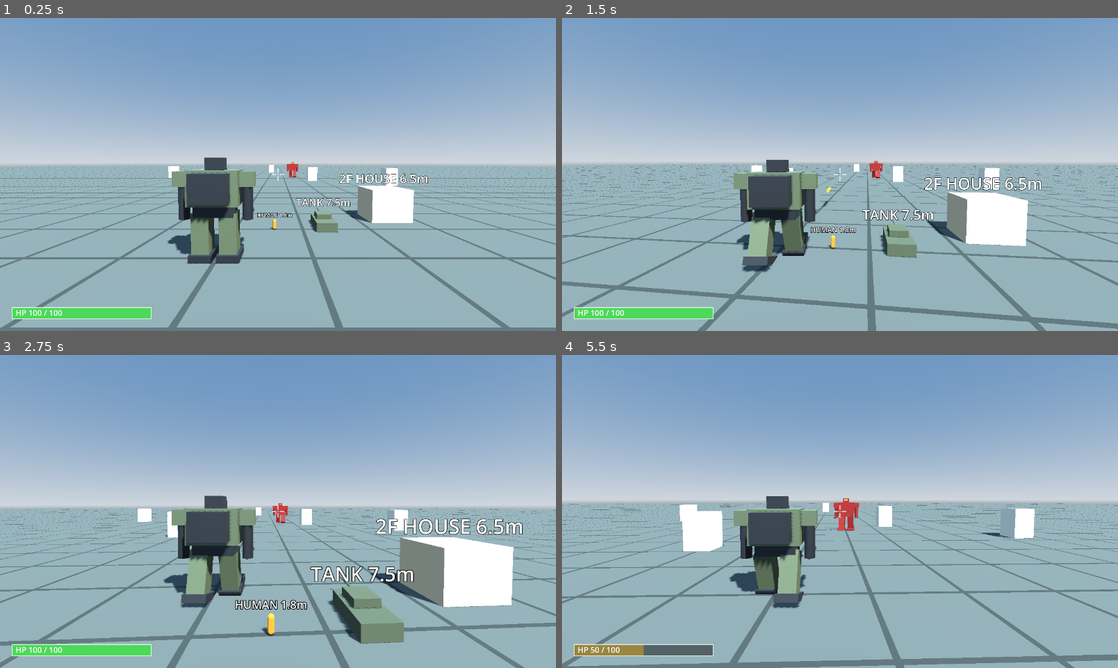
Above: before the commit, frames 1-4 (two rows, left to right).
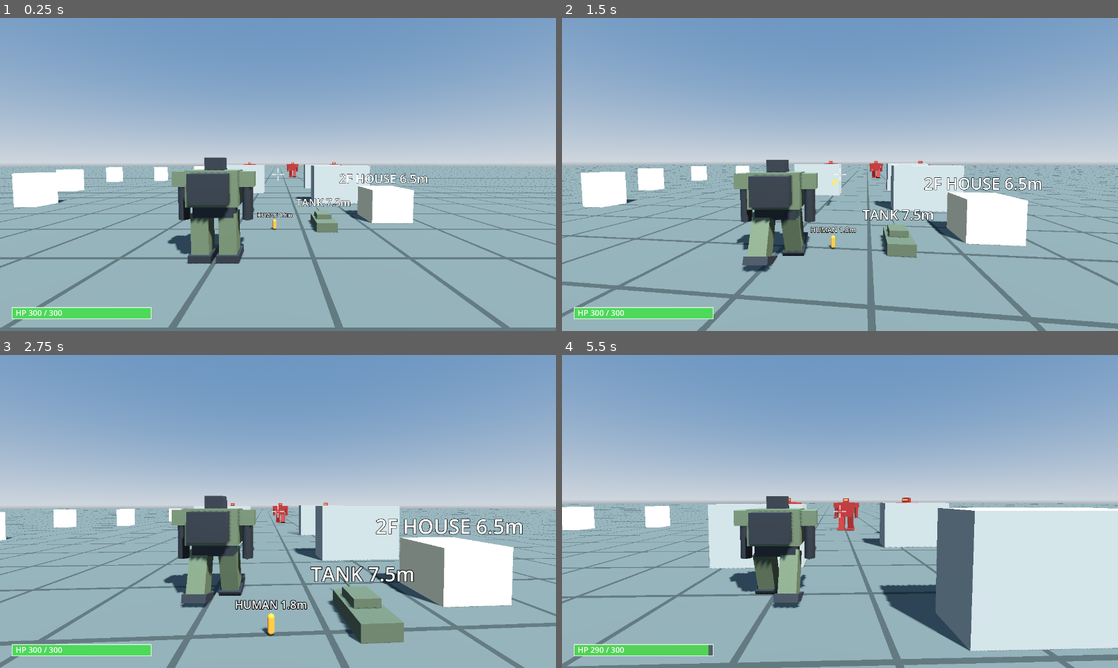
Above: after the commit, the same moments.

Repository: Sierra-117605/ARSENAL-FRONT
Game: Godot game, scene res://scenes/field_3d.tscn
Same seed, same stepped clock (60 frames per second), same inputs: the game is played once before the commit and once after it.
Inputs (mouse positions are in pixels of both pictures, inside the frame that each line leads up to):
- Up to frame 1 (0.25 s): no input
- Up to frame 2 (1.5 s): tap Enter at 0.5 s; move the mouse to (867, 174) at 0.52 s; hold W (move_forward) from 0.53 s (still down); click (867, 174) at 0.6 s; move the mouse to (812, 174) at 1.27 s; click (812, 174) at 1.35 s
- Up to frame 3 (2.75 s): keep holding W (move_forward); move the mouse to (289, 505) at 2.02 s; click (289, 505) at 2.1 s
- Up to frame 4 (5.5 s): keep holding W (move_forward); move the mouse to (834, 517) at 2.77 s; click (834, 517) at 2.85 s; move the mouse to (878, 514) at 3.52 s; click (878, 514) at 3.6 s; tap R (restart, bound only after the commit) at 4.15 s; move the mouse to (795, 508) at 4.27 s; click (795, 508) at 4.35 s; move the mouse to (845, 511) at 5.02 s; click (845, 511) at 5.1 s

The runs differ from the first frame. In frame 1, 3.1% of the frame differs, in the area x 2-72%, y 46-96%; in frame 2, 4.0%; in frame 3, 3.8%; in frame 4, 21%, in the area x 0-100%, y 45-96%.

Commit message:
N2-3/N2-4/N2-5: 勝利・撃破表示と R でやり直し、敵 3 体と物陰、数値調整
Co-Authored-By: Claude Opus 5 <noreply@anthropic.com>

Diff:
--- /dev/null
+++ b/scenes/cover_block.tscn
@@ -0,0 +1,22 @@
+[gd_scene load_steps=4 format=3]
+
+[sub_resource type="StandardMaterial3D" id="Mat_cover"]
+albedo_color = Color(0.55, 0.55, 0.52, 1)
+roughness = 0.9
+
+[sub_resource type="BoxMesh" id="Mesh_cover"]
+size = Vector3(16, 11, 6)
+
+[sub_resource type="BoxShape3D" id="Shape_cover"]
+size = Vector3(16, 11, 6)
+
+[node name="CoverBlock" type="StaticBody3D"]
+
+[node name="Mesh" type="MeshInstance3D" parent="."]
+transform = Transform3D(1, 0, 0, 0, 1, 0, 0, 0, 1, 0, 5.5, 0)
+mesh = SubResource("Mesh_cover")
+surface_material_override/0 = SubResource("Mat_cover")
+
+[node name="Collision" type="CollisionShape3D" parent="."]
+transform = Transform3D(1, 0, 0, 0, 1, 0, 0, 0, 1, 0, 5.5, 0)
+shape = SubResource("Shape_cover")
--- a/scenes/field_3d.tscn
+++ b/scenes/field_3d.tscn
@@ -9,6 +9,9 @@
 [ext_resource type="PackedScene" path="res://scenes/target.tscn" id="7_target"]
 [ext_resource type="Script" path="res://scripts/action/health_bar.gd" id="8_hp"]
 [ext_resource type="Script" path="res://scripts/action/ai_pilot.gd" id="9_ai"]
+[ext_resource type="Script" path="res://scripts/action/battle.gd" id="10_battle"]
+[ext_resource type="Script" path="res://scripts/action/battle_message.gd" id="11_msg"]
+[ext_resource type="PackedScene" path="res://scenes/cover_block.tscn" id="12_cover"]
 
 [sub_resource type="ProceduralSkyMaterial" id="SkyMat"]
 sky_top_color = Color(0.32, 0.45, 0.62, 1)
@@ -78,7 +81,10 @@
 [sub_resource type="BoxMesh" id="Mesh_house"]
 size = Vector3(8, 6.5, 8)
 
-[node name="Field3D" type="Node3D"]
+[node name="Field3D" type="Node3D" node_paths=PackedStringArray("player", "enemies_root")]
+script = ExtResource("10_battle")
+player = NodePath("Robot")
+enemies_root = NodePath("Enemies")
 
 [node name="WorldEnvironment" type="WorldEnvironment" parent="."]
 environment = SubResource("Env_1")
@@ -102,23 +108,23 @@
 [node name="Targets" type="Node3D" parent="."]
 
 [node name="Target1" parent="Targets" instance=ExtResource("7_target")]
-transform = Transform3D(1, 0, 0, 0, 1, 0, 0, 0, 1, -24, 0, -75)
+transform = Transform3D(1, 0, 0, 0, 1, 0, 0, 0, 1, -60, 0, -35)
 target_id = "target_01"
 
 [node name="Target2" parent="Targets" instance=ExtResource("7_target")]
-transform = Transform3D(1, 0, 0, 0, 1, 0, 0, 0, 1, 30, 0, -120)
+transform = Transform3D(1, 0, 0, 0, 1, 0, 0, 0, 1, -80, 0, -67)
 target_id = "target_02"
 
 [node name="Target3" parent="Targets" instance=ExtResource("7_target")]
-transform = Transform3D(1, 0, 0, 0, 1, 0, 0, 0, 1, -75, 0, -150)
+transform = Transform3D(1, 0, 0, 0, 1, 0, 0, 0, 1, -95, 0, -113)
 target_id = "target_03"
 
 [node name="Target4" parent="Targets" instance=ExtResource("7_target")]
-transform = Transform3D(1, 0, 0, 0, 1, 0, 0, 0, 1, 66, 0, -90)
+transform = Transform3D(1, 0, 0, 0, 1, 0, 0, 0, 1, -70, 0, -121)
 target_id = "target_04"
 
 [node name="Target5" parent="Targets" instance=ExtResource("7_target")]
-transform = Transform3D(1, 0, 0, 0, 1, 0, 0, 0, 1, 0, 0, -240)
+transform = Transform3D(1, 0, 0, 0, 1, 0, 0, 0, 1, -55, 0, -151)
 target_id = "target_05"
 
 [node name="ScaleRefs" type="Node3D" parent="."]
@@ -169,15 +175,46 @@
 text = "2F HOUSE 6.5m"
 font_size = 128
 
+[node name="Covers" type="Node3D" parent="."]
+
+[node name="Cover1" parent="Covers" instance=ExtResource("12_cover")]
+transform = Transform3D(1, 0, 0, 0, 1, 0, 0, 0, 1, 26, 0, -40)
+
+[node name="Cover2" parent="Covers" instance=ExtResource("12_cover")]
+transform = Transform3D(1, 0, 0, 0, 1, 0, 0, 0, 1, -6, 0, -62)
+
+[node name="Cover3" parent="Covers" instance=ExtResource("12_cover")]
+transform = Transform3D(1, 0, 0, 0, 1, 0, 0, 0, 1, 28, 0, -78)
+
 [node name="Enemies" type="Node3D" parent="."]
 
 [node name="Enemy1" parent="Enemies" instance=ExtResource("1_robot")]
 transform = Transform3D(1, 0, 0, 0, 1, 0, 0, 0, 1, 20, 0, -160)
 pilotable_id = "enemy_01"
-max_hp = 60
+max_hp = 100
 body_color = Color(0.55, 0.15, 0.13, 1)
 
 [node name="AIPilot" type="Node" parent="Enemies/Enemy1" node_paths=PackedStringArray("start_seat", "chase_target")]
+script = ExtResource("9_ai")
+start_seat = NodePath("../DriverSeat")
+chase_target = NodePath("../../../Robot")
+[node name="Enemy2" parent="Enemies" instance=ExtResource("1_robot")]
+transform = Transform3D(1, 0, 0, 0, 1, 0, 0, 0, 1, -15, 0, -150)
+pilotable_id = "enemy_02"
+max_hp = 100
+body_color = Color(0.55, 0.15, 0.13, 1)
+
+[node name="AIPilot" type="Node" parent="Enemies/Enemy2" node_paths=PackedStringArray("start_seat", "chase_target")]
+script = ExtResource("9_ai")
+start_seat = NodePath("../DriverSeat")
+chase_target = NodePath("../../../Robot")
+[node name="Enemy3" parent="Enemies" instance=ExtResource("1_robot")]
+transform = Transform3D(1, 0, 0, 0, 1, 0, 0, 0, 1, 48, 0, -132)
+pilotable_id = "enemy_03"
+max_hp = 100
+body_color = Color(0.55, 0.15, 0.13, 1)
+
+[node name="AIPilot" type="Node" parent="Enemies/Enemy3" node_paths=PackedStringArray("start_seat", "chase_target")]
 script = ExtResource("9_ai")
 start_seat = NodePath("../DriverSeat")
 chase_target = NodePath("../../../Robot")
@@ -226,3 +263,14 @@
 mouse_filter = 2
 script = ExtResource("8_hp")
 target = NodePath("../../Robot")
+
+[node name="BattleMessage" type="Control" parent="HUD" node_paths=PackedStringArray("battle")]
+layout_mode = 3
+anchors_preset = 15
+anchor_right = 1.0
+anchor_bottom = 1.0
+grow_horizontal = 2
+grow_vertical = 2
+mouse_filter = 2
+script = ExtResource("11_msg")
+battle = NodePath("../..")
--- a/scripts/action/ai_pilot.gd
+++ b/scripts/action/ai_pilot.gd
@@ -13,9 +13,11 @@
 ## 相手のどのくらいの高さを狙うか（足元からの高さ）
 @export var aim_height: float = 6.0
 ## 撃つ間隔（秒）。プレイヤーより遅くしてある
-@export var fire_interval: float = 1.2
+@export var fire_interval: float = 2.0
 ## 保つ距離の許容幅（この幅の中では前後に動かない）
 @export var distance_margin: float = 8.0
+## 狙いのブレ（メートル）。0 だと百発百中で厳しすぎる
+@export var aim_spread: float = 4.0
 
 
 func _ready() -> void:
@@ -48,9 +50,15 @@
 	# 射程に入ったら撃つ
 	if distance <= fire_range:
 		control["fire"] = true
-		var aim: Vector3 = chase_target.global_position + Vector3(0.0, aim_height, 0.0)
+		var aim: Vector3 = chase_target.global_position + Vector3(0.0, aim_height, 0.0) + _spread()
 		control["aim"] = {"x": aim.x, "y": aim.y, "z": aim.z}
 	send_control(control)
+
+
+## 狙いのブレを作る
+func _spread() -> Vector3:
+	return Vector3(randf_range(-aim_spread, aim_spread), randf_range(-aim_spread, aim_spread),
+		randf_range(-aim_spread, aim_spread))
 
 
 ## 追いかける相手がまだ生きているか
--- /dev/null
+++ b/scripts/action/battle.gd
@@ -0,0 +1,78 @@
+class_name Battle
+extends Node3D
+## 戦闘の進行役。自機が壊れたら「撃破」、敵を全部壊したら「勝利」を表示し、R キーでやり直す。
+
+## プレイヤーの機体
+@export var player: Pilotable
+## 敵をまとめている入れ物
+@export var enemies_root: Node3D
+
+## 戦闘の結果（"" = まだ決着していない / "win" / "lose"）
+var outcome: String = ""
+
+## 決着した時に知らせる（"win" か "lose"）
+signal finished(result: String)
+## やり直しが指示された時に知らせる
+signal restart_requested
+
+
+func _ready() -> void:
+	InputActions.ensure_registered()
+	if player != null:
+		player.destroyed.connect(_on_player_destroyed)
+	for enemy in _enemies():
+		enemy.destroyed.connect(_on_enemy_destroyed.bind(enemy))
+
+
+func _unhandled_input(event: InputEvent) -> void:
+	# 決着後に R キーでやり直し
+	if outcome == "" or not (event is InputEventKey and event.pressed):
+		return
+	if (event as InputEventKey).physical_keycode == InputActions.KEYS[InputActions.RESTART]:
+		restart()
+
+
+## 最初からやり直す
+func restart() -> void:
+	restart_requested.emit()
+	if get_tree() != null and get_tree().current_scene != null:
+		get_tree().reload_current_scene()
+
+
+## 生きている敵の数
+func alive_enemy_count() -> int:
+	var count := 0
+	for enemy in _enemies():
+		if enemy.is_alive():
+			count += 1
+	return count
+
+
+func _enemies() -> Array[Pilotable]:
+	var list: Array[Pilotable] = []
+	if enemies_root == null:
+		return list
+	for child in enemies_root.get_children():
+		if child is Pilotable:
+			list.append(child)
+	return list
+
+
+func _on_player_destroyed() -> void:
+	_finish("lose")
+
+
+func _on_enemy_destroyed(enemy: Pilotable) -> void:
+	# 壊れた敵は少し置いてから消す
+	enemy.set_physics_process(false)
+	var timer := get_tree().create_timer(1.0)
+	timer.timeout.connect(enemy.queue_free)
+	if alive_enemy_count() == 0:
+		_finish("win")
+
+
+func _finish(result: String) -> void:
+	if outcome != "":
+		return
+	outcome = result
+	finished.emit(result)
--- /dev/null
+++ b/scripts/action/battle_message.gd
@@ -0,0 +1,36 @@
+extends Control
+## 画面中央に「勝利」「撃破」を出す表示。
+## 文字は英語（Godot の既定フォントに日本語の字が入っていないため）。
+
+## 進行役
+@export var battle: Battle
+
+var message: String = ""
+var color: Color = Color.WHITE
+
+
+func _ready() -> void:
+	if battle != null:
+		battle.finished.connect(_on_finished)
+
+
+func _on_finished(result: String) -> void:
+	if result == "win":
+		message = "VICTORY"
+		color = Color(0.5, 1.0, 0.6)
+	else:
+		message = "DESTROYED"
+		color = Color(1.0, 0.45, 0.4)
+	queue_redraw()
+
+
+func _draw() -> void:
+	if message == "":
+		return
+	var font := ThemeDB.fallback_font
+	var center := size / 2.0
+	# 見やすいように後ろを暗くする
+	draw_rect(Rect2(Vector2(0, center.y - 90), Vector2(size.x, 180)), Color(0, 0, 0, 0.5))
+	draw_string(font, Vector2(0, center.y), message, HORIZONTAL_ALIGNMENT_CENTER, size.x, 72, color)
+	draw_string(font, Vector2(0, center.y + 52), "press R to retry",
+		HORIZONTAL_ALIGNMENT_CENTER, size.x, 28, Color(1, 1, 1, 0.9))
--- a/scripts/action/input_actions.gd
+++ b/scripts/action/input_actions.gd
@@ -8,6 +8,7 @@
 const MOVE_LEFT := "move_left"
 const MOVE_RIGHT := "move_right"
 const FIRE := "fire"
+const RESTART := "restart"
 
 ## 操作名 → キー（キーボード上の物理位置で指定するので配列が違っても同じ場所）
 const KEYS := {
@@ -15,6 +16,7 @@
 	MOVE_BACK: KEY_S,
 	MOVE_LEFT: KEY_A,
 	MOVE_RIGHT: KEY_D,
+	RESTART: KEY_R,
 }
 
 ## 操作名 → マウスボタン
--- a/scripts/action/pilotable.gd
+++ b/scripts/action/pilotable.gd
@@ -7,7 +7,7 @@
 ## この物を識別する文字列（保存・将来の通信用）
 @export var pilotable_id: String = ""
 ## 耐久の最大値（0 になると撃破）
-@export var max_hp: int = 100
+@export var max_hp: int = 300
 
 ## 今の耐久
 var hp: int = 0
--- a/scripts/action/robot.gd
+++ b/scripts/action/robot.gd
@@ -53,6 +53,15 @@
 
 
 func _physics_process(delta: float) -> void:
+	# 壊れていたら操作を受け付けない（その場で止まる）
+	if not is_alive():
+		velocity.x = move_toward(velocity.x, 0.0, acceleration * delta)
+		velocity.z = move_toward(velocity.z, 0.0, acceleration * delta)
+		if not is_on_floor():
+			velocity.y -= gravity * delta
+		move_and_slide()
+		_update_step_motion(delta)
+		return
 	# 機体をカメラの向き（操縦入力の yaw）に合わせる（SPEC §0.7）
 	rotation.y = control["yaw"]
 	# 入力を機体の向き基準の方向に直す（前 = 機体の正面）
--- /dev/null
+++ b/tests/test_n2_3_outcome.gd
@@ -0,0 +1,77 @@
+extends SceneTree
+## N2-3・N2-4 の自動確認：敵を壊すと「勝利」、自機が壊れると「撃破」が出て、R キーでやり直せるか調べる。
+## 実行：Godot_console.exe --headless --path . --script res://tests/test_n2_3_outcome.gd
+## 画像も撮る場合（--headless を外す）：... -- --shot=<保存先.png>
+
+var field: Node
+var battle: Battle
+var robot: Robot
+var enemies: Array
+var message: Control
+var frame := 0
+var failed := false
+var shot_path := ""
+var results: Array[String] = []
+var restarts := 0
+
+
+func _initialize() -> void:
+	for arg in OS.get_cmdline_user_args():
+		if arg.begins_with("--shot="):
+			shot_path = arg.substr(7)
+	field = load("res://scenes/field_3d.tscn").instantiate()
+	root.add_child(field)
+	battle = field
+	robot = field.get_node("Robot")
+	enemies = field.get_node("Enemies").get_children()
+	message = field.get_node("HUD/BattleMessage")
+	battle.finished.connect(func(r: String): results.append(r))
+	battle.restart_requested.connect(func(): restarts += 1)
+
+
+func _physics_process(_delta: float) -> bool:
+	frame += 1
+	match frame:
+		20:
+			_report(battle.outcome == "" and battle.alive_enemy_count() == 3,
+				"戦闘中は結果なし・敵は 3 体 (敵 %d 体)" % battle.alive_enemy_count())
+			# 1 体だけ壊す（まだ勝利にならないことを確かめる）
+			enemies[0].take_hit(1000)
+		25:
+			_report(battle.outcome == "" and battle.alive_enemy_count() == 2,
+				"1 体壊しただけでは勝利にならない (残り %d 体)" % battle.alive_enemy_count())
+			enemies[1].take_hit(1000)
+			enemies[2].take_hit(1000)
+		30:
+			_report(battle.outcome == "win", "敵を全部壊すと勝利 (結果 %s)" % battle.outcome)
+			_report(results == ["win"], "勝利が 1 回だけ知らされる")
+			_report(message.message == "VICTORY", "画面に VICTORY が出る")
+			if shot_path != "":
+				_save_shot()
+		45:
+			_press_r()
+		50:
+			_report(restarts == 1, "R キーでやり直しが指示される (%d 回)" % restarts)
+			print("RESULT: ", "FAIL" if failed else "PASS")
+			return true
+	return false
+
+
+func _press_r() -> void:
+	var ev := InputEventKey.new()
+	ev.physical_keycode = KEY_R
+	ev.keycode = KEY_R
+	ev.pressed = true
+	Input.parse_input_event(ev)
+
+
+func _save_shot() -> void:
+	await process_frame
+	root.get_texture().get_image().save_png(shot_path)
+	print("画像を保存: ", shot_path)
+
+
+func _report(ok: bool, msg: String) -> void:
+	print("[", "OK" if ok else "NG", "] ", msg)
+	if not ok:
+		failed = true
Not shown: 1 places in scenes/field_3d.tscn that only renumber resources
Not shown, added: scripts/action/battle.gd.uid
Not shown, added: scripts/action/battle_message.gd.uid
Not shown, added: tests/test_n2_3_outcome.gd.uid
Not shown, changed: KNOWLEDGE.md
Not shown, changed: TODO.md
